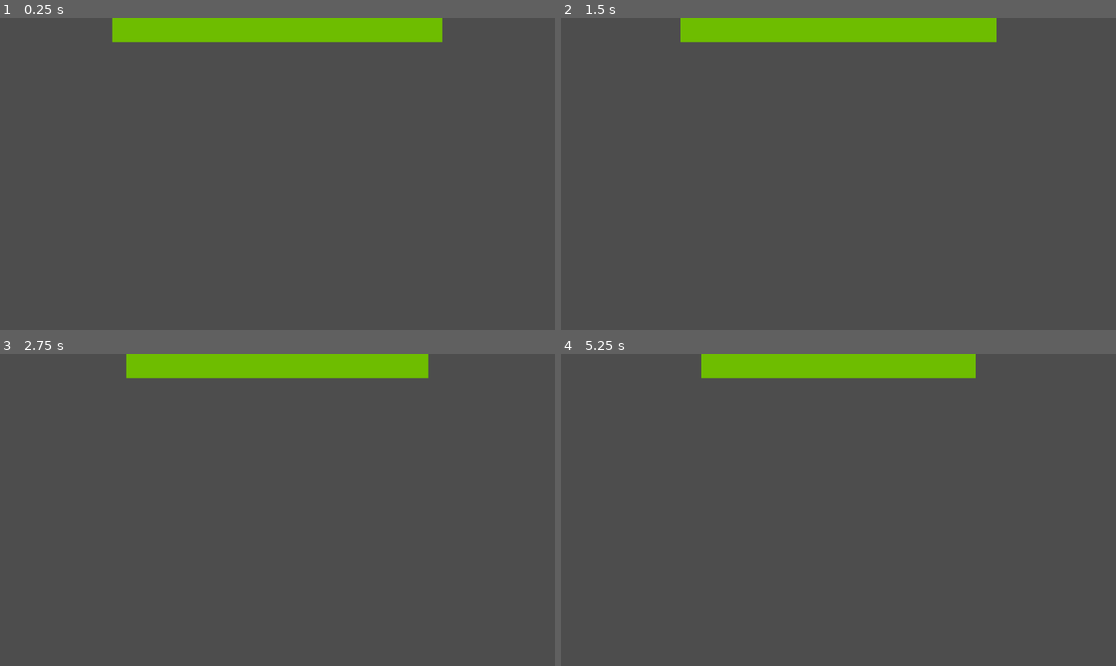
Above: before the commit, frames 1-4 (two rows, left to right).
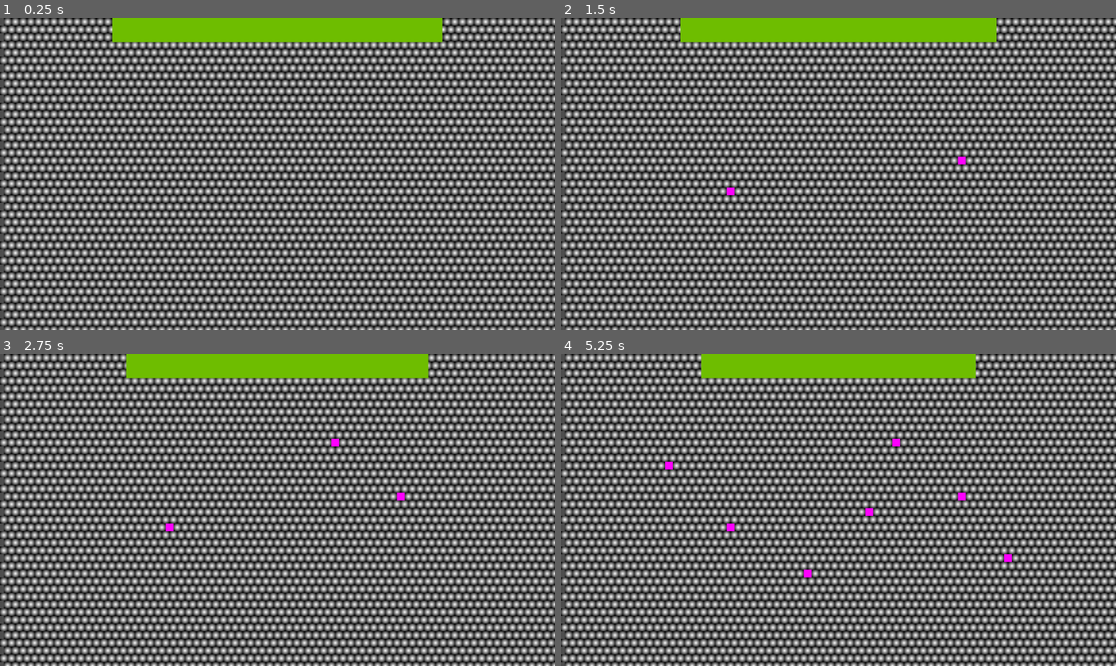
Above: after the commit, the same moments.

Repository: snappy-cobra/GGJ25
Game: Godot game, scene res://scenes/world.tscn
The game is run twice, just before and just after one commit, with the same random seed, the same clock (stepped at 60 frames per second) and the same inputs.
Inputs (mouse positions are in pixels of both pictures, inside the frame that each line leads up to):
- Up to frame 1 (0.25 s): no input
- Up to frame 2 (1.5 s): tap Enter at 0.5 s; move the mouse to (960, 158) at 0.52 s; click (960, 158) at 0.67 s; tap Space at 1.25 s; move the mouse to (727, 189) at 1.27 s; click (727, 189) at 1.42 s
- Up to frame 3 (2.75 s): move the mouse to (333, 441) at 2.02 s; click (333, 441) at 2.17 s
- Up to frame 4 (5.25 s): tap Enter at 2.75, 5 s; move the mouse to (810, 572) at 2.77 s; click (810, 572) at 2.92 s; tap Space at 3.5 s; move the mouse to (1005, 556) at 3.52 s; click (1005, 556) at 3.67 s; move the mouse to (672, 463) at 4.27 s; click (672, 463) at 4.42 s; move the mouse to (866, 510) at 5.02 s; click (866, 510) at 5.17 s

The runs differ from the first frame. In frame 1, 63% of the frame differs, in the area x 0-100%, y 0-100%; in frame 2, 63%; in frame 3, 63%; in frame 4, 63%.
Error before the commit: Parse Error: Too few arguments for "create()" call. Expected at least 2 but received 1. (res://code/bubbles.gd:14)

Commit message:
game works again

Diff:
--- a/game/code/bubbles.gd
+++ b/game/code/bubbles.gd
@@ -11,13 +11,14 @@
 	for x in size.x:
 		for y in size.y:
 			var pos := Vector2i(x, y)
-			var bubble := Bubble.create(pos)
+			var bubble := Bubble.create(pos, 1)
 			bubbles[pos] = bubble
 			add_child(bubble)
 
 func _on_game_logic_game_started(grid: Array) -> void:
-	width = grid[0].size()
-	height = grid.size()
+	var width = grid[0].size()
+	var height = grid.size()
+	size = Vector2i(width, height)
 	for x in width:
 		for y in height:
 			var pos := Vector2(x, y)
--- a/game/scenes/world.tscn
+++ b/game/scenes/world.tscn
@@ -26,10 +26,9 @@
 [node name="GameLogic" type="Node" parent="."]
 script = ExtResource("5_7s8de")
 
+[connection signal="start" from="." to="GameLogic" method="_on_world_start"]
 [connection signal="player_join" from="PhoenixInput" to="." method="_on_player_join"]
 [connection signal="player_leave" from="PhoenixInput" to="." method="_on_player_leave"]
 [connection signal="tap" from="PhoenixInput" to="." method="_on_tap"]
-
-[connection signal="start" from="." to="GameLogic" method="_on_world_start"]
 [connection signal="enough_players_joined" from="Players" to="." method="_on_players_enough_players_joined"]
 [connection signal="game_started" from="GameLogic" to="Bubbles" method="_on_game_logic_game_started"]
